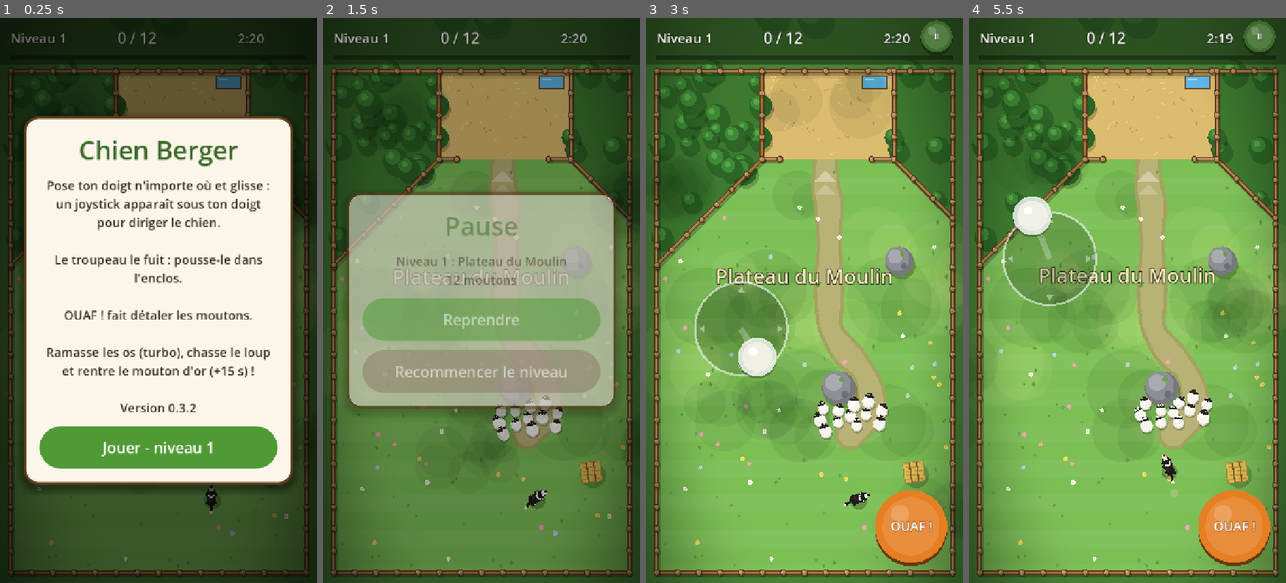
Above: before the commit, frames 1-4 (left to right).
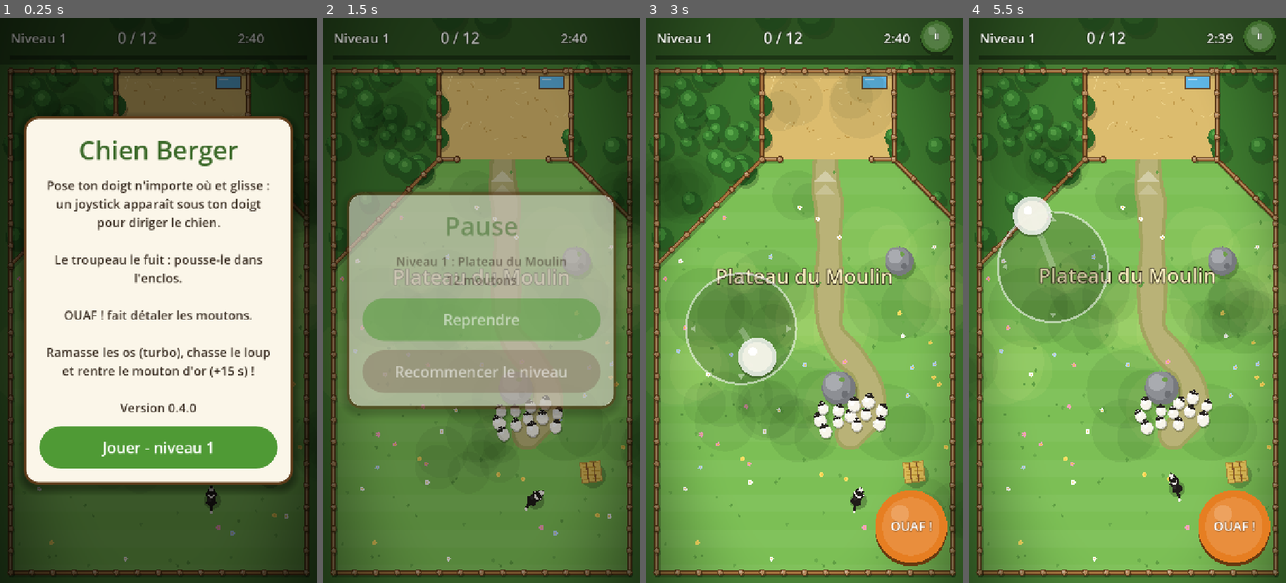
Above: after the commit, the same moments.

Repository: HaelyosStudio/chien-berger
Game: Godot game, scene res://main.tscn
Two runs of this game, one before a commit and one after it. Both use one fixed random seed, a clock stepped at 60 frames per second and the inputs below.
Inputs (mouse positions are in pixels of both pictures, inside the frame that each line leads up to):
- Up to frame 1 (0.25 s): no input
- Up to frame 2 (1.5 s): click "Jouer - niveau 1" at 0.5 s; tap Enter at 1.25 s; move the mouse to (551, 272) at 1.27 s; hold Right (ui_right) from 1.28 s (still down); tap P at 1.35 s; click (551, 272) at 1.42 s
- Up to frame 3 (3 s): tap Space at 1.52 s; release Right (ui_right) at 2 s; click "Recommencer le niveau" at 2 s; drag from (741, 328) to (788, 413) at 2.77 s
- Up to frame 4 (5.5 s): move the mouse to (1159, 176) at 3.52 s; hold Right (ui_right) 3.53-4.25 s; tap P at 3.6 s; click "Recommencer le niveau" at 4.25 s; drag from (1111, 413) to (1032, 215) at 5.02 s

The runs differ from the first frame. In frame 1, less than 0.1% of the frame differs, in the area x 56-81%, y 2-70%; in frame 2, less than 0.1%; in frame 3, 1.9%; in frame 4, 2.6%, in the area x 8-81%, y 2-86%.

Commit message:
Version 0.4.0 : Chien plus doux à diriger (moins rapide, joystick plus précis);Nouveau : les agneaux suivent leur maman, rentre-les ensemble (+5 s);Nouveau : le bélier, chef du troupeau, qui fonce sur toi de face;Nouveau : les coups de vent (dès le niveau 6);Un peu plus de temps par niveau

Diff:
--- a/project.godot
+++ b/project.godot
@@ -6,8 +6,8 @@
 
 config/name="Chien Berger"
 config/description="Guide les moutons dans leur enclos avec ton chien berger (jeu physique pour téléphone)."
-config/version="0.3.2"
-config/build=8
+config/version="0.4.0"
+config/build=9
 config/maj_manifeste="https://github.com/HaelyosStudio/chien-berger/releases/latest/download/manifest.json"
 run/main_scene="res://main.tscn"
 config/quit_on_go_back=false
--- a/scripts/carte.gd
+++ b/scripts/carte.gd
@@ -267,7 +267,7 @@
 	for i in c.chemin.size() - 1:
 		longueur += c.chemin[i].distance_to(c.chemin[i + 1])
 	var base: float = 50.0 + c.moutons * 1.8 + longueur * 0.08 + (20.0 if not c.riviere.is_empty() else 0.0) + c.etangs.size() * 8.0
-	c.temps = snappedf(base * clampf(1.15 - n * 0.025, 0.85, 1.15), 5.0)
+	c.temps = snappedf(base * 1.12 * clampf(1.15 - n * 0.025, 0.85, 1.15), 5.0)
 
 	# Données utiles au pilote automatique : la grille des distances jusqu'à l'entrée
 	c.grille_dist = _dist.duplicate()
--- a/scripts/chien.gd
+++ b/scripts/chien.gd
@@ -3,11 +3,11 @@
 ## Il suit la direction du joystick tactile (ou les flèches du clavier) et peut aboyer.
 
 const RAYON := 16.0
-const FORCE := 6800.0
-const VITESSE_MAX := 440.0
+const FORCE := 5000.0
+const VITESSE_MAX := 340.0
 const RECHARGE_ABOI := 1.2       # secondes entre deux aboiements
 const PORTEE_ABOI := 260.0
-const PUISSANCE_ABOI := 420.0
+const PUISSANCE_ABOI := 370.0
 const DUREE_ONDE := 0.5
 
 var direction := Vector2.ZERO    # donnée par le joystick (longueur 0 à 1)
@@ -17,6 +17,8 @@
 var _onde := 0.0
 var _queue := 0.0              # phase du remuement de la queue
 var turbo := 0.0               # secondes de turbo restantes (os ramassé)
+var etourdi := 0.0             # secondes d'étourdissement (coup de tête du bélier)
+var _dir_lisse := Vector2.ZERO # direction adoucie (évite les à-coups du doigt)
 
 
 func _ready() -> void:
@@ -40,7 +42,10 @@
 	var dir := Input.get_vector("ui_left", "ui_right", "ui_up", "ui_down")
 	if dir == Vector2.ZERO:
 		dir = direction.limit_length(1.0)
-	apply_central_force(dir * FORCE * (1.5 if turbo > 0.0 else 1.0))
+	_dir_lisse = _dir_lisse.lerp(dir, minf(delta * 9.0, 1.0))
+	etourdi = maxf(0.0, etourdi - delta)
+	if etourdi <= 0.0:
+		apply_central_force(_dir_lisse * FORCE * (1.5 if turbo > 0.0 else 1.0))
 
 	turbo = maxf(0.0, turbo - delta)
 	recharge = maxf(0.0, recharge - delta * (4.0 if turbo > 0.0 else 1.0))
@@ -131,3 +136,7 @@
 	draw_circle(Vector2(17, -4), 1.7, Color.WHITE)
 	draw_circle(Vector2(17, 4), 1.7, Color.WHITE)
 	draw_set_transform(Vector2.ZERO, 0.0, Vector2.ONE)
+	if etourdi > 0.0:      # petites étoiles qui tournent au-dessus de la tête
+		for i in 3:
+			var a := etourdi * 9.0 + TAU * i / 3.0
+			draw_circle(Vector2(cos(a) * 14.0, -24.0 + sin(a) * 5.0), 3.5, Color(1.0, 0.85, 0.3))
--- a/scripts/main.gd
+++ b/scripts/main.gd
@@ -54,6 +54,12 @@
 var _prochain_os := 12.0
 var _loup: Loup = null
 var _loup_prevu := false
+var _belier: Node2D = null
+var _vent := Vector2.ZERO          # direction du prochain / du coup de vent
+var _vent_t := -1.0               # >0 : temps restant du coup de vent en cours
+var _prochain_vent := 0.0
+var _rafale: Rafale = null
+var _astuce_belier := false
 var _prochain_loup := 20.0
 var _loups_restants := 0
 var _rng_jeu := RandomNumberGenerator.new()
@@ -235,19 +241,50 @@
 	_grille.clear()
 	_infos.clear()
 	var index_dore: int = rng.randi() % c.positions.size() if niveau >= 2 else -1
+	# Rôles : un bélier (dès le niveau 3) et des agneaux collés à leur maman (dès le niveau 2)
+	var libres: Array[int] = []
+	for i in c.positions.size():
+		if i != index_dore:
+			libres.append(i)
+	for i in range(libres.size() - 1, 0, -1):
+		var j := rng.randi() % (i + 1)
+		var tmp := libres[i]
+		libres[i] = libres[j]
+		libres[j] = tmp
+	var index_belier: int = libres.pop_back() if niveau >= 3 else -1
+	var mamans := {}          # index de l'agneau -> index de sa maman
+	var nb_agneaux := 0 if niveau < 2 else mini(1 + (niveau - 2) / 2, 4)
+	for k in nb_agneaux:
+		if libres.size() < 2:
+			break
+		var a: int = libres.pop_back()
+		mamans[a] = libres.pop_back()
 	for p in c.positions:
+		var i := moutons.size()
 		var m := Mouton.new()
-		m.dore = moutons.size() == index_dore
+		m.dore = i == index_dore
+		m.belier = i == index_belier
+		m.agneau = mamans.has(i)
 		m.position = p
+		if m.agneau:          # né à côté de sa maman
+			m.position = c.positions[mamans[i]] + Vector2.from_angle(rng.randf() * TAU) * 22.0
+		if m.belier:
+			m.charge.connect(_belier_charge.bind(m))
+		if m.agneau:
+			m.appelle.connect(_agneau_appelle.bind(m))
 		if "--victoire" in OS.get_cmdline_user_args():     # test : troupeau déjà dans l'enclos
 			m.position = Vector2(rng.randf_range(_enclos.position.x + 30, _enclos.end.x - 30), rng.randf_range(_enclos.position.y + 30, _enclos.end.y - 30))
 		m.enclos = _zone_comptee()
 		m.fond = c.dedans
 		m.grille = _grille
 		m.infos = _infos
-		m.noir = rng.randf() < 0.07
+		m.noir = rng.randf() < 0.07 and not (m.belier or m.agneau)
 		_monde.add_child(m)
 		moutons.append(m)
+	for a in mamans:
+		moutons[a].mere = moutons[mamans[a]]
+		moutons[mamans[a]].petit = moutons[a]
+	_belier = moutons[index_belier] if index_belier >= 0 else null
 
 	chien = Chien.new()
 	chien.position = c.chien
@@ -276,6 +313,10 @@
 	_prochain_loup = _rng_jeu.randf_range(15.0, 28.0)
 	_loups_restants = 1 if niveau < 8 else 2
 	_infos.loup_actif = false
+	_vent_t = -1.0
+	_prochain_vent = _rng_jeu.randf_range(14.0, 22.0) if niveau >= 6 else INF
+	_rafale = Rafale.new()
+	_monde.add_child(_rafale)
 	queue_redraw()
 	_barre.anchor_right = 0.0
 	_maj_hud(0)
@@ -288,6 +329,14 @@
 	en_jeu = true
 	if _temps_ecoule == 0.0:
 		_effets_air.texte(CHAMP.get_center() + Vector2(0, -60), _carte.nom, Color("fff3c4"), 46, 2.6)
+		var astuces := {
+			2: ["Nouveau : les agneaux !", "Rentre-les avec leur maman (+5 s)"],
+			3: ["Nouveau : le bélier !", "Le troupeau le suit. De face, il fonce !"],
+			6: ["Nouveau : le vent !", "Les rafales poussent les moutons"],
+		}
+		if astuces.has(niveau):
+			_effets_air.texte(CHAMP.get_center() + Vector2(0, 10), astuces[niveau][0], Color("ffd23f"), 34, 3.6)
+			_effets_air.texte(CHAMP.get_center() + Vector2(0, 52), astuces[niveau][1], Color("ffffff"), 26, 3.6)
 
 
 ## Grille de voisinage, remplie avant que les moutons ne calculent leurs forces
@@ -310,6 +359,13 @@
 	if not _carte.is_empty():
 		_infos.porte = _carte.porte_centre + _carte.dedans * 30.0
 	_infos.part_dedans = 1.0 - float(dehors) / maxi(1, moutons.size())
+	# le bélier est le chef : dehors, on le suit ; rentré, tout le monde veut le rejoindre
+	_infos.erase("belier")
+	if is_instance_valid(_belier):
+		if _belier.dans_enclos:
+			_infos.part_dedans = minf(1.0, _infos.part_dedans + 0.35)
+		else:
+			_infos.belier = _belier.global_position
 
 
 func _process(delta: float) -> void:
@@ -350,6 +406,7 @@
 	_dernier_ding += delta
 	_gerer_os(delta)
 	_gerer_loup(delta)
+	_gerer_vent(delta)
 	var dedans := 0
 	for m in moutons:
 		if m.dans_enclos:
@@ -495,6 +552,15 @@
 		if _combo % 10 == 0:
 			_effets_air.confettis(p, 25)
 			_secousse = 0.3
+	# agneau et maman enfin réunis dans l'enclos
+	var a = m if m.agneau else m.petit
+	if a != null and is_instance_valid(a) and not a.reuni and a.compte and a.mere.compte:
+		a.reuni = true
+		_temps_restant += 5.0
+		for k in 3:
+			_effets_air.coeur(a.global_position + Vector2(randf_range(-14, 14), randf_range(-10, 4)))
+		_effets_air.texte(a.global_position + Vector2(0, -48), "Réunis ! +5 s", Color("ff8fb1"), 32, 1.4)
+		_sons.bele_agneau()
 	if m.dore:
 		# le mouton d'or rapporte du temps
 		_temps_restant += 15.0
@@ -592,6 +658,54 @@
 	_effets_air.texte(_loup.global_position + Vector2(0, -36), "Ouste !", Color("ffffff"), 38, 1.2)
 	_effets_sol.herbe(_loup.global_position, 10)
 	_prochain_loup = _rng_jeu.randf_range(20.0, 35.0)
+
+
+## Le bélier vient de foncer sur le chien (approché de face)
+func _belier_charge(dir: Vector2, b: Node2D) -> void:
+	_sons.choc()
+	_secousse = 0.7
+	Input.vibrate_handheld(90)
+	var p := b.global_position + dir * 22.0
+	_effets_air.etincelles(p, 10, Color("ffffff"))
+	_effets_sol.herbe(p, 8)
+	_effets_air.texte(p + Vector2(0, -30), "BOING !", Color("ffb347"), 36, 0.9)
+	if not _astuce_belier:
+		_astuce_belier = true
+		_effets_air.texte(b.global_position + Vector2(0, -70), "Prends-le par derrière !", Color("fff3c4"), 28, 2.2)
+
+
+## Un agneau a perdu sa maman : il bêle (petit son aigu)
+func _agneau_appelle(a: Node2D) -> void:
+	if not en_jeu:
+		return
+	_sons.bele_agneau()
+	_effets_air.texte(a.global_position + Vector2(0, -26), "Bêê ?", Color("ff8fb1"), 22, 0.9)
+
+
+## Coups de vent (dès le niveau 6) : annoncés 1,5 s avant, ils poussent le troupeau 3 secondes.
+func _gerer_vent(delta: float) -> void:
+	if _vent_t > 0.0:
+		_vent_t -= delta
+		var k := sin(PI * clampf(1.0 - _vent_t / 3.0, 0.0, 1.0))      # monte puis retombe
+		_infos.vent = _vent * 230.0 * k
+		_rafale.force = k
+		if _vent_t <= 0.0:
+			_infos.erase("vent")
+			_rafale.force = 0.0
+			_prochain_vent = _rng_jeu.randf_range(18.0, 30.0)
+		return
+	_prochain_vent -= delta
+	if _prochain_vent <= 1.5 and _rafale.annonce == Vector2.ZERO:
+		# souffle de travers par rapport au chemin vers l'enclos (sinon il aiderait)
+		var vers_porte: Vector2 = (_carte.porte_centre - _infos.get("dehors", CHAMP.get_center())).normalized()
+		_vent = vers_porte.orthogonal() * (1.0 if _rng_jeu.randf() < 0.5 else -1.0)
+		_rafale.annonce = _vent
+		_effets_air.texte(CHAMP.get_center() + Vector2(0, -200), "Coup de vent !", Color("d8f3ff"), 40, 1.6)
+	if _prochain_vent <= 0.0:
+		_rafale.annonce = Vector2.ZERO
+		_rafale.dir = _vent
+		_vent_t = 3.0
+		_sons.vent()
 
 
 func _rebond(lbl: Control) -> void:
@@ -851,7 +965,8 @@
 			o = o.normalized() * r
 		_joystick.bouton = o
 		var force := o.length() / r
-		chien.direction = Vector2.ZERO if force < 0.12 else o.normalized() * ((force - 0.12) / 0.88)
+		# zone morte puis courbe douce : un petit geste = un petit pas, pleine vitesse seulement au bord
+		chien.direction = Vector2.ZERO if force < 0.15 else o.normalized() * pow((force - 0.15) / 0.85, 1.7)
 		_joystick.queue_redraw()
 
 
@@ -1461,7 +1576,7 @@
 	var aide := false
 	var centre := Vector2.ZERO
 	var bouton := Vector2.ZERO
-	var rayon := 105.0
+	var rayon := 125.0
 	var _t := 0.0
 
 	func _ready() -> void:
@@ -1604,3 +1719,42 @@
 		var pos := Vector2(cc.x - largeur / 2.0, cc.y + taille * 0.35)
 		draw_string_outline(police, pos, texte, HORIZONTAL_ALIGNMENT_LEFT, -1, taille, 6, Color(0, 0, 0, 0.35))
 		draw_string(police, pos, texte, HORIZONTAL_ALIGNMENT_LEFT, -1, taille, Color.WHITE)
+
+
+## Traînées de vent : de fines lignes blanches qui traversent le pré (annonce puis rafale).
+class Rafale extends Node2D:
+	var dir := Vector2.RIGHT
+	var annonce := Vector2.ZERO     # quelques feuilles annoncent la rafale
+	var force := 0.0
+	var _traits: Array = []
+
+	func _ready() -> void:
+		z_index = 5
+		for i in 26:
+			_traits.append(Vector3(randf_range(0, 720), randf_range(100, 1280), randf()))
+
+	func _process(delta: float) -> void:
+		var d := dir if annonce == Vector2.ZERO else annonce
+		var vit := 900.0 * force + (160.0 if annonce != Vector2.ZERO else 0.0)
+		if vit <= 0.0:
+			if visible:
+				visible = false
+			return
+		visible = true
+		for i in _traits.size():
+			var t: Vector3 = _traits[i]
+			var p := Vector2(t.x, t.y) + d * vit * delta * (0.7 + t.z * 0.6)
+			p.x = fposmod(p.x, 760.0) - 20.0
+			p.y = fposmod(p.y - 100.0, 1200.0) + 100.0
+			_traits[i] = Vector3(p.x, p.y, t.z)
+		queue_redraw()
+
+	func _draw() -> void:
+		var d := dir if annonce == Vector2.ZERO else annonce
+		for t in _traits:
+			var p := Vector2(t.x, t.y)
+			if annonce != Vector2.ZERO:
+				if t.z < 0.3:      # feuilles qui tourbillonnent
+					draw_circle(p, 4.0, Color(0.45, 0.7, 0.3, 0.9))
+			else:
+				draw_line(p, p - d * (40.0 + 60.0 * t.z) * force, Color(1, 1, 1, 0.45 * force), 2.0 + t.z * 2.0)
--- a/scripts/mouton.gd
+++ b/scripts/mouton.gd
@@ -30,6 +30,19 @@
 var noir := false                # mouton noir
 var dore := false               # mouton d'or : rare, plus peureux et plus rapide
 var fond := Vector2.UP           # direction de l'entrée vers le fond de l'enclos
+var belier := false              # le chef : têtu, fonce sur le chien de face, le troupeau le suit
+var agneau := false              # petit : suit sa maman partout, appelle s'il la perd
+var mere = null                  # maman de l'agneau (un autre mouton)
+var petit = null                 # agneau de cette maman
+var reuni := false               # agneau rentré avec sa maman (bonus déjà donné)
+var perdu := false               # agneau trop loin de sa maman
+
+signal charge(dir: Vector2)      # le bélier vient de foncer sur le chien
+signal appelle                   # l'agneau perdu bêle
+
+var _face := false               # le bélier fait face au chien
+var _recharge_charge := 0.0
+var _appel := 1.0
 
 var _errance := Vector2.ZERO
 var _prochaine_errance := 0.0
@@ -69,11 +82,13 @@
 	physics_material_override = matiere
 	var forme := CollisionShape2D.new()
 	var cercle := CircleShape2D.new()
-	cercle.radius = RAYON
+	var taille := 1.35 if belier else (0.62 if agneau else 1.0)
+	mass = 3.0 if belier else (0.5 if agneau else 1.0)
+	cercle.radius = RAYON * taille
 	forme.shape = cercle
 	add_child(forme)
 	_regard = Vector2.from_angle(randf() * TAU)
-	_r = RAYON * randf_range(0.88, 1.12)
+	_r = RAYON * taille * (1.0 if belier or agneau else randf_range(0.88, 1.12))
 	_prochaine_errance = randf() * 2.0
 	_phase = randf() * TAU
 	_tour = randi() % 2
@@ -90,11 +105,22 @@
 
 	# 1. Peur du chien : on s'éloigne, d'autant plus vite qu'il est près (et qu'il court)
 	var peur_directe := _panique
+	_recharge_charge = maxf(0.0, _recharge_charge - delta)
 	if chien:
 		var ecart := pos - chien.global_position
 		var dist := ecart.length()
-		var portee := PEUR_DISTANCE * (1.3 if dore else 1.0)
-		if dist < portee and dist > 0.1:
+		var portee := PEUR_DISTANCE * (1.3 if dore else (1.15 if agneau else 1.0))
+		# le bélier ne recule pas devant un chien qui arrive de face : il le regarde… et fonce
+		_face = belier and not dans_enclos and dist < 170.0 and _regard.dot(-ecart / maxf(dist, 0.1)) > 0.3
+		if _face:
+			if dist < 64.0 and _recharge_charge <= 0.0:
+				_recharge_charge = 2.2
+				var vers := -ecart / maxf(dist, 0.1)
+				apply_central_impulse(vers * 520.0)
+				chien.apply_central_impulse(vers * 1150.0)
+				chien.set("etourdi", 0.7)
+				charge.emit(vers)
+		elif dist < portee and dist > 0.1:
 			var p := 1.0 - dist / portee
 			if chien.linear_velocity.length() > 160.0:
 				p *= 1.35
@@ -135,6 +161,31 @@
 			var dp := vers_porte.length()
 			if dp < 260.0:
 				force += vers_porte / maxf(dp, 1.0) * FORCE_SUIVRE_ENCLOS * (0.35 + part) * (1.0 - dp / 260.0)
+	# 2 ter. Le bélier est le chef : les moutons proches le suivent
+	if not belier and not dans_enclos and infos.has("belier"):
+		var vers_chef: Vector2 = infos.belier - pos
+		var dc := vers_chef.length()
+		if dc > 55.0 and dc < 320.0:
+			force += vers_chef / dc * 65.0 * (1.0 - dc / 320.0)
+
+	# 2 quater. L'agneau colle à sa maman ; trop loin, il s'arrête et l'appelle
+	if agneau and is_instance_valid(mere):
+		var vers_mere: Vector2 = mere.global_position - pos
+		var dm := vers_mere.length()
+		perdu = dm > 150.0 and not (dans_enclos and mere.dans_enclos)
+		if dm > 26.0:
+			force += vers_mere / dm * (300.0 if not perdu else 120.0) * minf((dm - 26.0) / 60.0, 1.0)
+		if perdu:
+			_appel -= delta
+			if _appel <= 0.0:
+				_appel = randf_range(2.0, 3.0)
+				appelle.emit()
+
+	# 2 quinquies. Coup de vent (les petits s'envolent presque, le bélier résiste)
+	var vent: Vector2 = infos.get("vent", Vector2.ZERO)
+	if vent != Vector2.ZERO:
+		force += vent * (0.35 if belier else (1.5 if agneau else 1.0)) * (0.25 if dans_enclos else 1.0)
+
 	# 3. Errance tranquille (ou pause pour brouter)
 	_prochaine_errance -= delta
 	if _prochaine_errance <= 0.0:
@@ -209,7 +260,10 @@
 	_choc = maxf(0.0, _choc - delta * 5.0)
 	var v := linear_velocity
 	var vit := v.length()
-	if vit > 15.0:
+	if _face and chien:
+		var vers_chien := (chien.global_position - global_position).normalized()
+		_regard = _regard.slerp(vers_chien, minf(delta * 1.3, 1.0)).normalized()
+	elif vit > 15.0:
 		var r := _regard.lerp(v / vit, minf(delta * 9.0, 1.0))
 		if r.length() > 0.01:
 			_regard = r.normalized()
@@ -255,7 +309,7 @@
 		_yeux_effrayes = effraye
 		_tete.queue_redraw()
 
-	_alerte.visible = _panique > 0.55
+	_alerte.visible = _panique > 0.55 or perdu
 	if _alerte.visible:
 		_alerte.position = Vector2(0, -_r - 8 - saut)
 
@@ -294,6 +348,8 @@
 	var laine := Color(0.33, 0.3, 0.29) if noir else Color(0.97, 0.96, 0.92)
 	if dore:
 		laine = Color(1.0, 0.8, 0.28)
+	elif belier:
+		laine = Color(0.9, 0.84, 0.72)
 	var laine_ombre := laine.darkened(0.2)
 	var laine_lumiere := laine.lightened(0.5) if (noir or dore) else Color.WHITE
 	var bouclettes: Array[Vector2] = []
@@ -315,6 +371,11 @@
 	n.draw_circle(Vector2(-2.0, r * 0.5), r * 0.22, fonce)
 	n.draw_circle(Vector2(-2.0, -r * 0.5), r * 0.22, fonce)
 	n.draw_circle(Vector2.ZERO, r * 0.42, fonce)
+	if belier:      # grosses cornes enroulées
+		var corne := Color("a07850")
+		for s in [-1.0, 1.0]:
+			n.draw_arc(Vector2(-3.0, r * 0.42 * s), r * 0.3, 0.0, TAU * 0.8, 14, corne.darkened(0.3), 5.0)
+			n.draw_arc(Vector2(-3.0, r * 0.42 * s), r * 0.3, 0.0, TAU * 0.8, 14, corne, 3.0)
 	var oeil := 3.0 if _yeux_effrayes else 1.6
 	for s in [-1.0, 1.0]:
 		var p := Vector2(1.5, 3.0 * s)
@@ -325,8 +386,9 @@
 func _dessiner_alerte(n: Node2D) -> void:
 	var police := ThemeDB.fallback_font
 	var pos := Vector2(-3, 0)
-	n.draw_string_outline(police, pos, "!", HORIZONTAL_ALIGNMENT_LEFT, -1, 20, 5, Color(0.1, 0.05, 0))
-	n.draw_string(police, pos, "!", HORIZONTAL_ALIGNMENT_LEFT, -1, 20, Color("ffcf3a"))
+	var signe := "?" if agneau else "!"
+	n.draw_string_outline(police, pos, signe, HORIZONTAL_ALIGNMENT_LEFT, -1, 20, 5, Color(0.1, 0.05, 0))
+	n.draw_string(police, pos, signe, HORIZONTAL_ALIGNMENT_LEFT, -1, 20, Color("ff8fb1") if agneau else Color("ffcf3a"))
 
 
 ## Un morceau de dessin : dessiné une seule fois (ou sur demande), puis simplement déplacé.
--- a/scripts/sons.gd
+++ b/scripts/sons.gd
@@ -10,6 +10,8 @@
 var _ding: AudioStreamWAV
 var _grogne: AudioStreamWAV
 var _glapit: AudioStreamWAV
+var _choc: AudioStreamWAV
+var _vent: AudioStreamWAV
 var _lecteurs: Array[AudioStreamPlayer] = []
 var _suivant := 0
 
@@ -66,6 +68,32 @@
 		var phase := TAU * (1100.0 * t + (500.0 - 1100.0) * t * t / (2.0 * d))
 		return env * 0.45 * (sin(phase) + 0.25 * randf_range(-1.0, 1.0)))
 
+	# Coup de tête du bélier : « bonk » sourd et rebondi
+	_choc = _fabriquer(0.25, func(t: float, _d: float) -> float:
+		var env := minf(t / 0.003, 1.0) * exp(-t * 22.0)
+		var f := 180.0 * exp(-t * 6.0) + 60.0
+		return env * 0.8 * (sin(TAU * f * t) + 0.3 * randf_range(-1.0, 1.0) * exp(-t * 60.0)))
+
+	# Souffle du vent : bruit filtré qui enfle puis retombe
+	var filtre := [0.0]
+	_vent = _fabriquer(1.6, func(t: float, d: float) -> float:
+		var env := sin(PI * t / d)
+		filtre[0] = filtre[0] * 0.96 + randf_range(-1.0, 1.0) * 0.04
+		return env * filtre[0] * 6.0 * (0.7 + 0.3 * sin(TAU * 1.3 * t)))
+
+
+func choc() -> void:
+	_jouer(_choc, randf_range(0.9, 1.1))
+
+
+func vent() -> void:
+	_jouer(_vent, 1.0)
+
+
+## Petit bêlement aigu d'agneau
+func bele_agneau() -> void:
+	_jouer(_bele, randf_range(1.55, 1.75))
+
 
 func bonus() -> void:
 	_jouer(_bonus, 1.0)
Not shown, changed: export_presets.cfg
